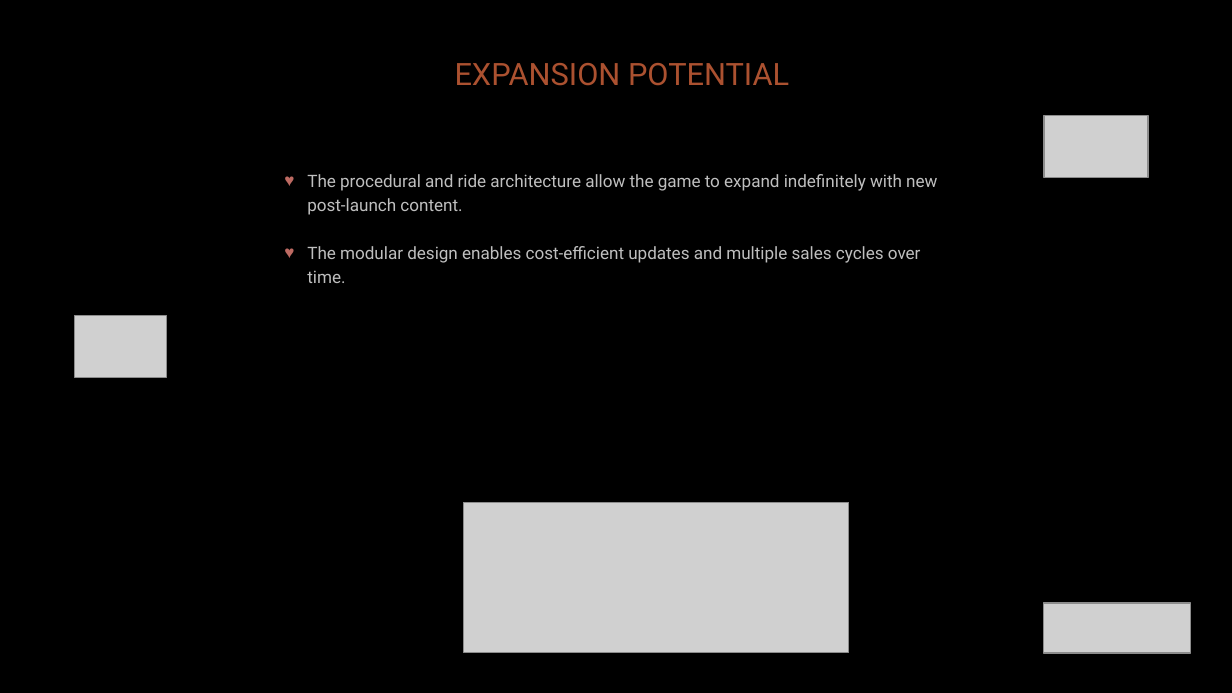
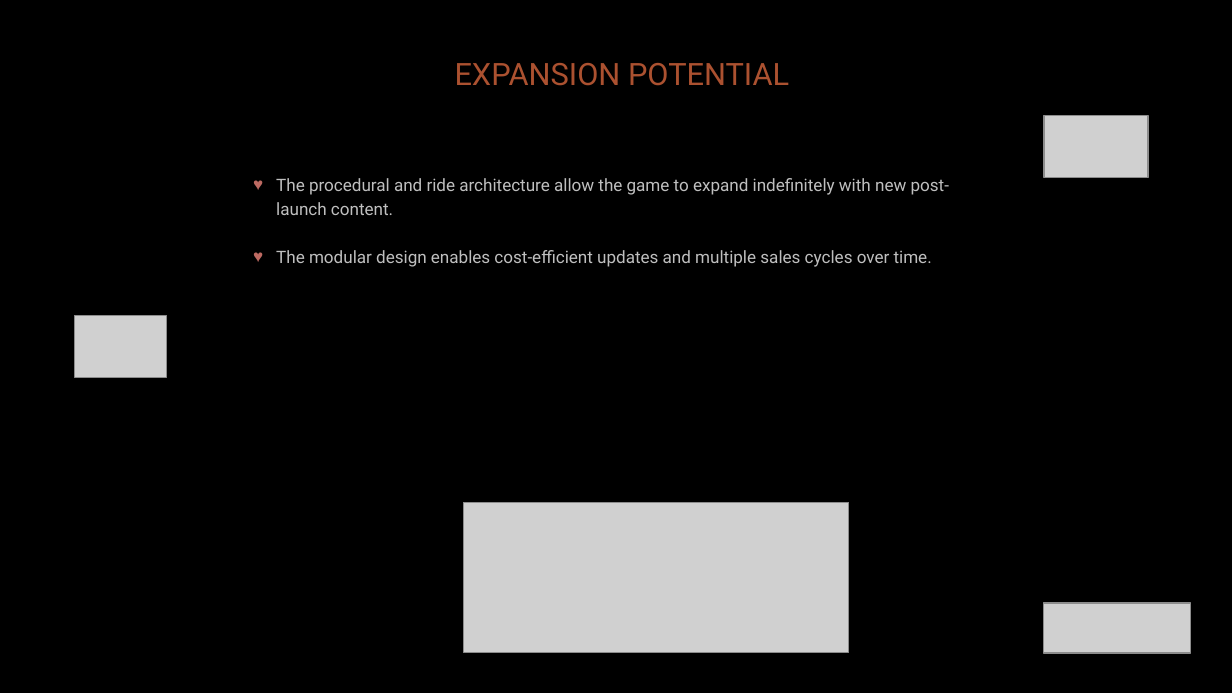
Before and after one commit to diegohcanepa/Remizione, a slide deck: slide 14 of Pitch Deck.pptx. Drawn at 1232x693 pixels with LibreOffice and Linux fonts; fonts in the diff are those of the drawing; grey boxes stand for pictures; background and template pictures are left out. Boxes give left, top, right and bottom in pixels: in the first picture for what was removed or moved away, otherwise in the second. Text is boxed around its words. In the diff, an @@ line names an element or a change of style, - is before the commit and + after.

```diff
--- a/Pitch Deck.pptx
+++ b/Pitch Deck.pptx
@@ text "The procedural and ride architecture ..." rewrapped from box(307, 174, 937, 283) to box(276, 178, 949, 267) @@
```
Also in this commit, not shown: 5 other slides changed.
